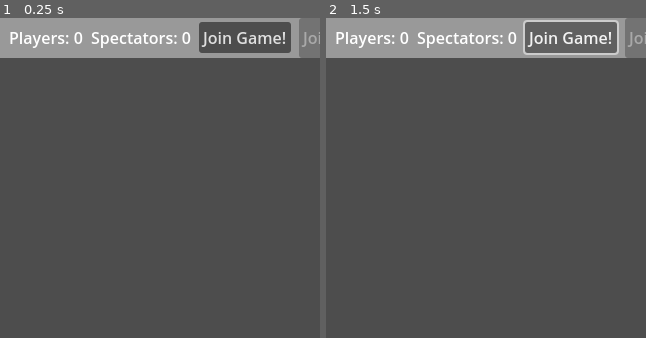
Above: before the commit, frames 1-2 (left to right).
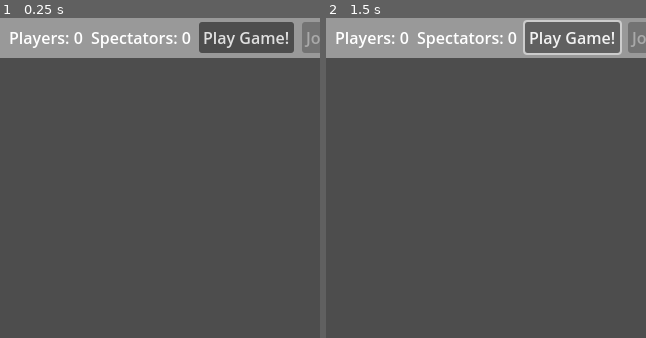
Above: after the commit, the same moments.

Repository: UNLAM-PROG-C/2025-PROGC-Q2-M6
Game: Godot game, scene res://scenes/GameRow.tscn
The game is run twice, just before and just after one commit, with the same random seed, the same clock (stepped at 60 frames per second) and the same inputs. This scene is started directly instead of the project's main scene.
Inputs:
- Up to frame 1 (0.25 s): no input
- Up to frame 2 (1.5 s): click "Join Game!" (after the commit: "Play Game!") at 0.5 s; click "Join Game!" (after the commit: "Play Game!") at 1.25 s
The pictures show only the part of the screen within x 50-100%, y 0-50%; the shares and areas given below are measured in that part.

The runs differ from the first frame. In frame 1, 1.1% of the frame differs, in the area x 62-100%, y 0-13%; in frame 2, 1.1%.

Commit message:
solve bug ident godot and clean game

Diff:
--- a/TP-Integrador/client/logic/main.gd
+++ b/TP-Integrador/client/logic/main.gd
@@ -36,13 +36,13 @@
 
 	if Store.is_viewer:
 		message = "Game ended."
-  else:
-	  if winner_color == null or winner_color == "":
-		  message = "Draw!"
-	  elif winner_color == Store.my_color:
-		  message = "You Won!"
-	  else:
-		  message = "You Lost!"
+	else:
+		if winner_color == null or winner_color == "":
+			message = "Draw!"
+		elif winner_color == Store.my_color:
+			message = "You Won!"
+		else:
+			message = "You Lost!"
 
 	result_label.text = message
 
--- a/TP-Integrador/client/scenes/GameRow.tscn
+++ b/TP-Integrador/client/scenes/GameRow.tscn
@@ -33,8 +33,10 @@
 layout_mode = 2
 size_flags_horizontal = 4
 size_flags_vertical = 4
-text = "Join Game!"
+text = "Play Game!"
 
 [node name="JoinAsViewer" type="Button" parent="HBoxContainer"]
 layout_mode = 2
+size_flags_horizontal = 4
+size_flags_vertical = 4
 text = "Join as Viewer!"
Not shown, changed: TP-Integrador/server/src/main/kotlin/GameHandler.kt
